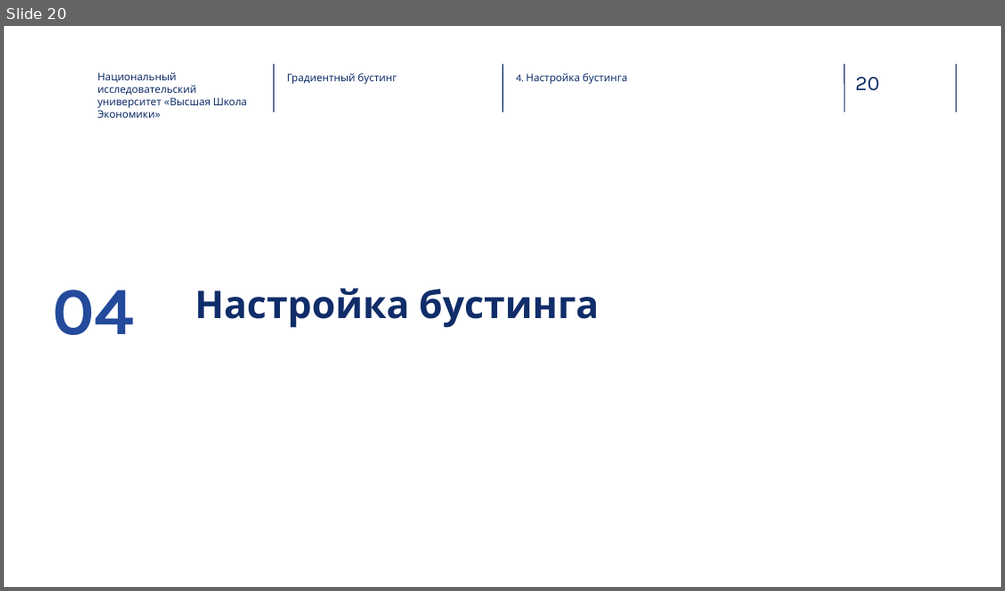
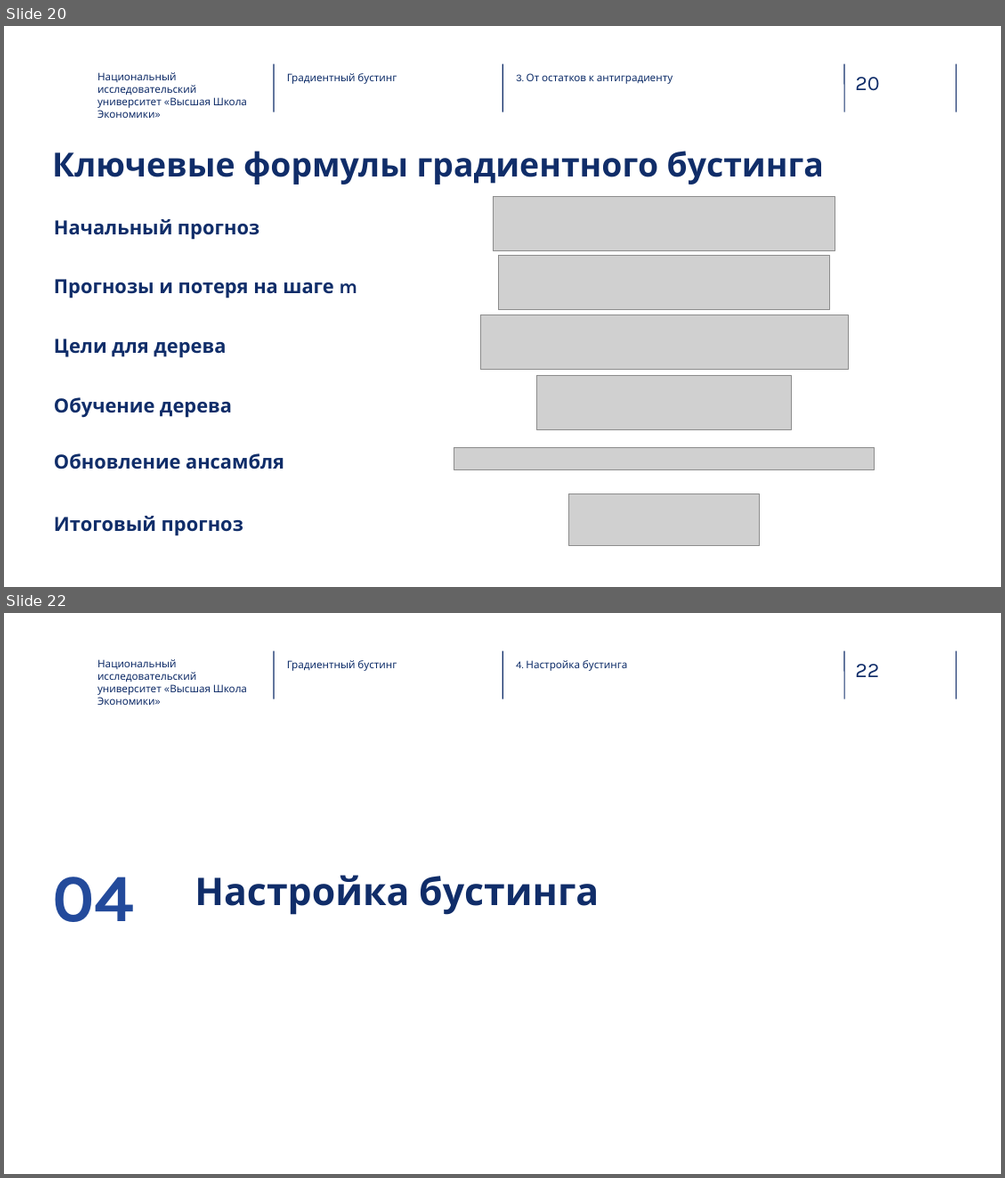
Before and after one commit to RAVasiliev/ML-FTiAD-2026, a slide deck: week09/source/lecture09.pptx. Shown one above the other, each under a label of ours: slide 20 before the commit, slides 20 and 22 after it; the slides between them are not shown. The pictures are 1005x591 and 1005x1178 pixels, drawn with LibreOffice and Linux fonts; fonts in the diff are those of the drawing; grey boxes stand for pictures; background and template pictures are left out. Boxes give left, top, right and bottom in pixels: in the first picture for what was removed or moved away, otherwise in the second. Text is boxed around its words. In the diff, an @@ line names an element or a change of style, - is before the commit and + after.

Commit message:
Обновить PowerPoint лекции о бустинге

```diff
--- a/week09/source/lecture09.pptx
+++ b/week09/source/lecture09.pptx
@@ slide 20 added at <box>4,26,1001,587</box>, background picture (left out); not listed: 5 template elements that a slide beside it also shows @@
@@ text added at <box>97,72,247,118</box>, 10 pt, text #0F2C68 @@
+Национальный исследовательский университет «Высшая Школа Экономики»
@@ text added at <box>287,73,396,84</box>, 10 pt, text #0E2D69 @@
+Градиентный бустинг
@@ text added at <box>516,73,672,84</box>, 10 pt, text #0E2D69 @@
+3. От остатков к антиградиенту
@@ title added at <box>52,151,824,184</box>, 32 pt, text #102D69, bold @@
+Ключевые формулы градиентного бустинга
@@ picture added at <box>493,197,834,251</box> @@
@@ text added at <box>54,219,259,240</box>, 18.8 pt, text #102D69, bold @@
+Начальный прогноз
@@ picture added at <box>499,255,830,309</box> @@
@@ text added at <box>54,279,357,298</box>, 18.8 pt, text #102D69, bold @@
+Прогнозы и потеря на шаге m
@@ picture added at <box>480,314,849,370</box> @@
@@ text added at <box>54,338,226,358</box>, 18.8 pt, text #102D69, bold @@
+Цели для дерева
@@ text added at <box>54,397,232,418</box>, 18.8 pt, text #102D69, bold @@
+Обучение дерева
@@ picture added at <box>537,375,792,430</box> @@
@@ picture added at <box>454,447,874,469</box> @@
@@ text added at <box>54,453,284,469</box>, 18.8 pt, text #102D69, bold @@
+Обновление ансамбля
@@ picture added at <box>568,494,760,546</box> @@
@@ text added at <box>54,516,243,536</box>, 18.8 pt, text #102D69, bold @@
+Итоговый прогноз
@@ what was slide 20 is now slide 22 @@
@@ page number at <box>855,664,879,677</box>: text changed @@
-20
+22
```
Also in this commit, not shown: 2 slides changed, 4 other slides added, 3 slides removed.
